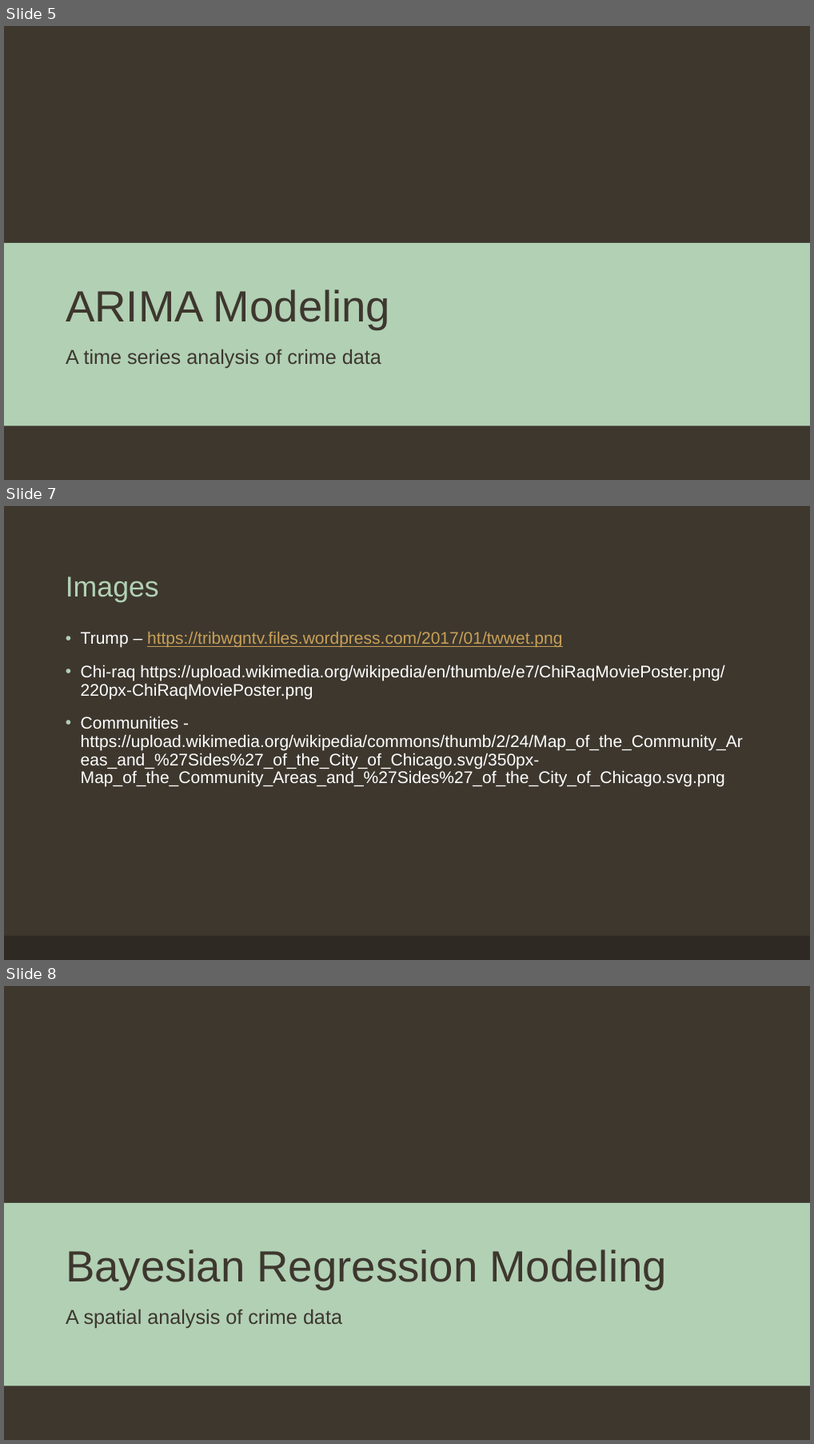
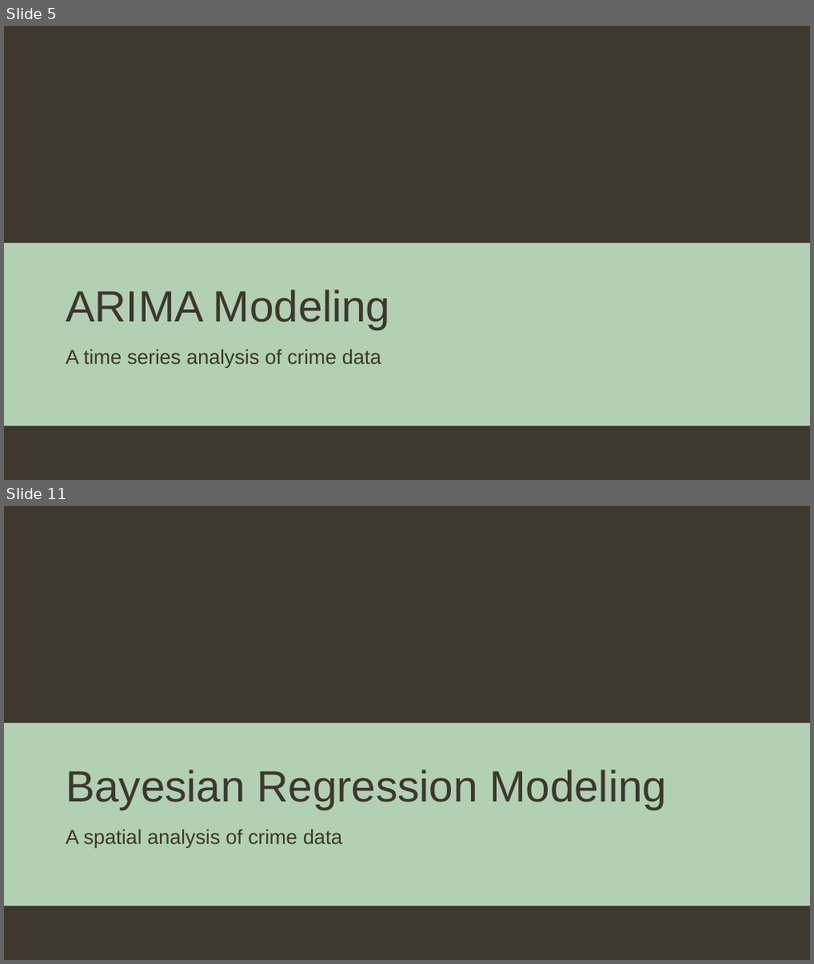
Before and after one commit to EEPlei/Americas-Warzone-Class-Project, a slide deck: Slides/final_slides.pptx. Shown one above the other, each under a label of ours: slides 5, 7 and 8 before the commit, slides 5 and 11 after it; the slides between them are not shown. The pictures are 814x1444 and 814x964 pixels, drawn with LibreOffice and Linux fonts; fonts in the diff are those of the drawing; background and template pictures are left out. Boxes give left, top, right and bottom in pixels: in the first picture for what was removed or moved away, otherwise in the second. Text is boxed around its words. In the diff, an @@ line names an element or a change of style, - is before the commit and + after.

```diff
--- a/Slides/final_slides.pptx
+++ b/Slides/final_slides.pptx
@@ slide 7 removed at box(4, 506, 810, 960), background #3D372E @@
@@ title removed at box(66, 576, 159, 602) @@
-Images
@@ text removed at box(81, 632, 743, 787) @@
-• Trump – https://tribwgntv.files.wordpress.com/2017/01/twwet.png
-• Chi-raq https://upload.wikimedia.org/wikipedia/en/thumb/e/e7/ChiRaqMoviePoster.png/220px-ChiRaqMoviePoster.png
-• Communities - https://upload.wikimedia.org/wikipedia/commons/thumb/2/24/Map_of_the_Community_Areas_and_%27Sides%27_of_the_City_of_Chicago.svg/350px-Map_of_the_Community_Areas_and_%27Sides%27_of_the_City_of_Chicago.svg.png
@@ rectangle removed at box(4, 936, 810, 960) @@
@@ what was slide 8 is now slide 11 @@
```
Also in this commit, not shown: 4 slides changed, 6 slides added, 1 other slide removed.
